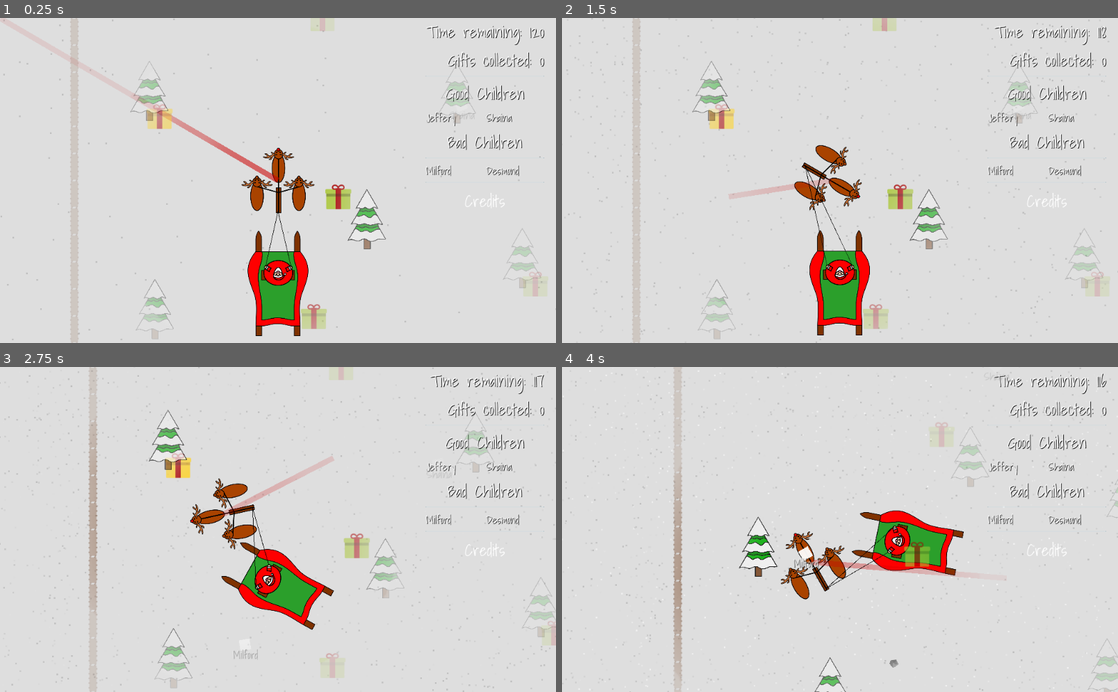
Above: before the commit, frames 1-4 (two rows, left to right).
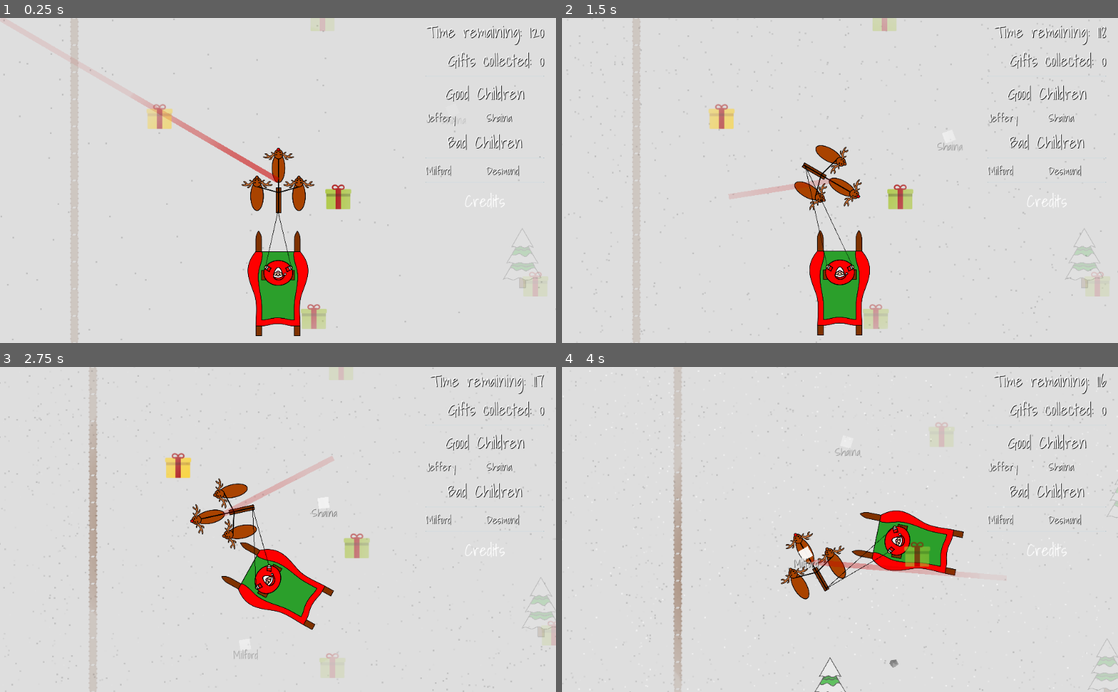
Above: after the commit, the same moments.

Repository: GameDrivenDesign/SebastHolyWandarousChristmasGame
Game: Godot game, scene res://scenes/world/world.tscn
The game is run twice, just before and just after one commit, with the same random seed, the same clock (stepped at 60 frames per second) and the same inputs.
Inputs (mouse positions are in pixels of both pictures, inside the frame that each line leads up to):
- Up to frame 1 (0.25 s): no input
- Up to frame 2 (1.5 s): move the mouse to (962, 164) at 0.52 s; hold Right (right) 0.53-1.28 s; hold Right mouse button (coal_projectile) 0.53-1.28 s; move the mouse to (728, 196) at 1.27 s; hold Down (down) from 1.28 s (still down); tap Ctrl (coal_projectile_full_auto_modifier) at 1.35 s
- Up to frame 3 (2.75 s): move the mouse to (333, 458) at 2.02 s; release Down (down) at 2.03 s; hold Right (right) from 2.03 s (still down); click (333, 458) at 2.1 s
- Up to frame 4 (4 s): move the mouse to (812, 594) at 2.77 s; release Right (right) at 2.78 s; hold Up (up) 2.78-3.53 s; right-click (812, 594) at 2.85 s; move the mouse to (1006, 578) at 3.52 s; hold Left (left) from 3.53 s (still down); hold Ctrl (coal_projectile_full_auto_modifier) from 3.53 s (still down)

The runs differ from the first frame. In frame 1, 1.1% of the frame differs, in the area x 23-86%, y 13-99%; in frame 2, 1.1%; in frame 3, 1.2%, in the area x 26-89%, y 13-99%; in frame 4, 0.6%.

Commit message:
deleted some trees

Diff:
--- a/scenes/world/world.tscn
+++ b/scenes/world/world.tscn
@@ -8,9 +8,8 @@
 [ext_resource path="res://scenes/gift/gift.tscn" type="PackedScene" id=6]
 [ext_resource path="res://scenes/dumb_kid/dumb_kid.tscn" type="PackedScene" id=7]
 [ext_resource path="res://scenes/fence/tileset.tres" type="TileSet" id=8]
-[ext_resource path="res://scenes/tree/tree.tscn" type="PackedScene" id=9]
 
-[node name="map" type="Node2D"]
+[node name="map" type="Node2D" index="0"]
 
 script = ExtResource( 1 )
 
@@ -83,6 +82,7 @@
 [node name="gift" parent="gifts" index="0" instance=ExtResource( 6 )]
 
 position = Vector2( 311, 230 )
+_sections_unfolded = [ "Transform" ]
 
 [node name="gift2" parent="gifts" index="1" instance=ExtResource( 6 )]
 
@@ -140,28 +140,4 @@
 
 [node name="trees" type="Node" parent="." index="5"]
 
-[node name="tree1" parent="trees" index="0" instance=ExtResource( 9 )]
-
-position = Vector2( 363.269, 271.321 )
-
-[node name="tree2" parent="trees" index="1" instance=ExtResource( 9 )]
-
-position = Vector2( 529.076, 39.0636 )
-
-[node name="tree3" parent="trees" index="2" instance=ExtResource( 9 )]
-
-position = Vector2( 756.685, 250.218 )
-
-[node name="tree4" parent="trees" index="3" instance=ExtResource( 9 )]
-
-position = Vector2( 961.683, 621.024 )
-
-[node name="tree5" parent="trees" index="4" instance=ExtResource( 9 )]
-
-position = Vector2( -27.132, 437.128 )
-
-[node name="tree6" parent="trees" index="5" instance=ExtResource( 9 )]
-
-position = Vector2( -37.2021, 34.3233 )
-
 [connection signal="gift_count_changed" from="player" to="ParallaxBackground/ParallaxLayer/hud" method="update_gift_count"]
Not shown: 1 places in scenes/world/world.tscn that only renumber resources
